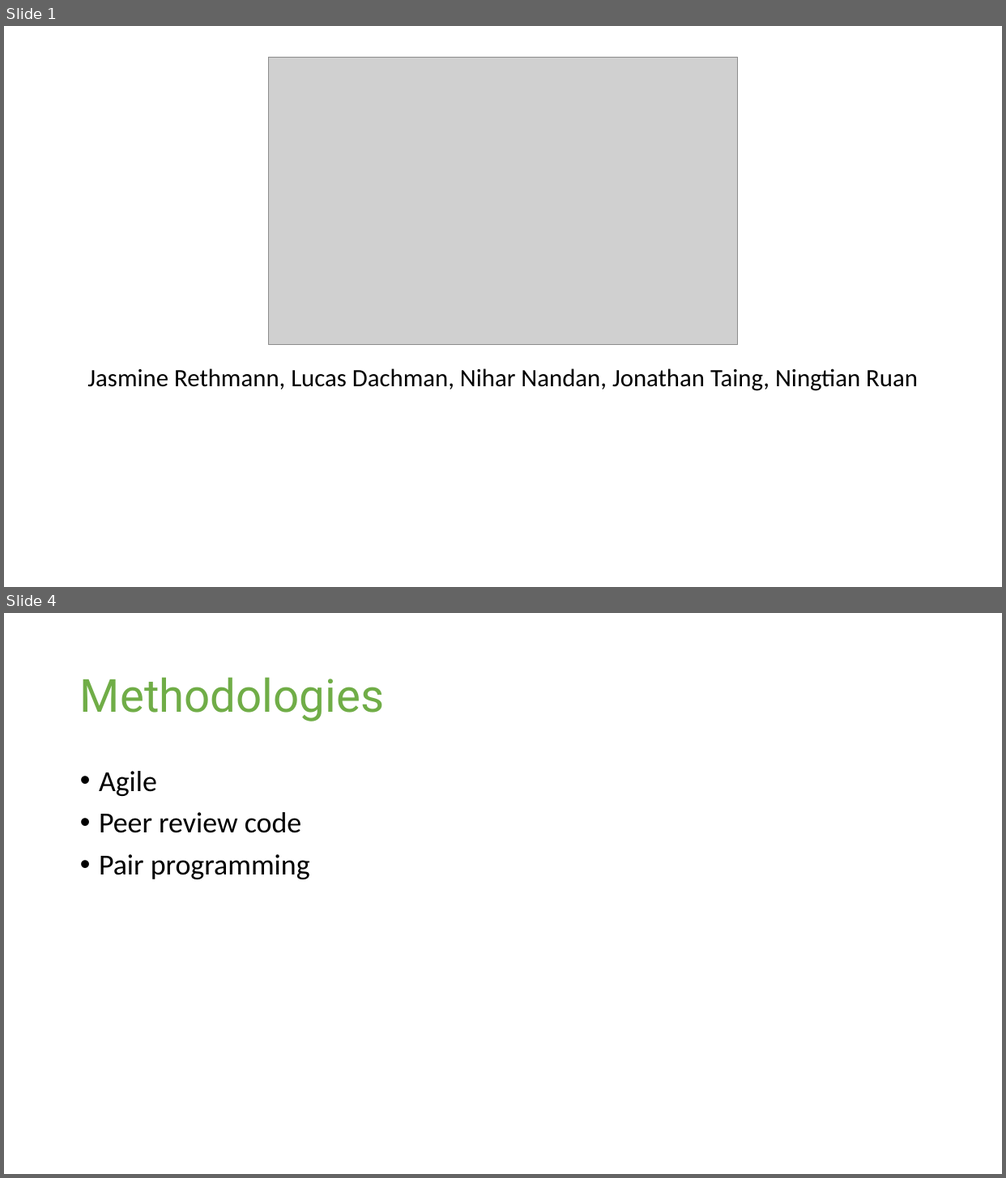
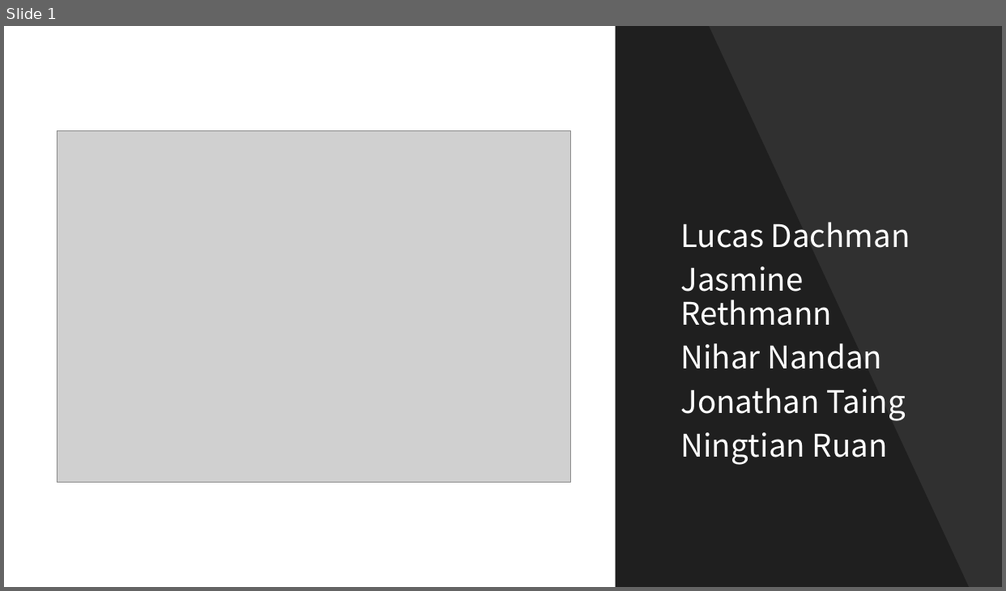
Before and after one commit to Computer-Girl/3308Project, a slide deck: ProjectPresentation.pptx. Shown one above the other, each under a label of ours: slides 1 and 4 before the commit, slide 1 after it; the slides between them are not shown. The pictures are 1006x1178 and 1006x591 pixels, drawn with LibreOffice and Linux fonts; fonts in the diff are those of the drawing; grey boxes stand for pictures. Boxes give left, top, right and bottom in pixels: in the first picture for what was removed or moved away, otherwise in the second. Text is boxed around its words. In the diff, an @@ line names an element or a change of style, - is before the commit and + after.

```diff
--- a/ProjectPresentation.pptx
+++ b/ProjectPresentation.pptx
@@ slide 4 removed at [4, 613, 1002, 1174], background #FFFFFF @@
@@ title removed at [80, 677, 384, 722] @@
-Methodologies
@@ text removed at [99, 771, 310, 879] @@
-• Agile
-• Peer review code
-• Pair programming
@@ slide 1 changed as well @@
@@ rectangle added at [616, 26, 1002, 587], fill #000000 at 81% opacity @@
@@ freeform shape added at [616, 26, 969, 587], fill #000000 at 35% opacity @@
@@ picture: place and size @@
-picture at [268, 58, 738, 345]
+picture at [57, 130, 570, 483]
@@ subtitle at [680, 222, 910, 465]: text changed; size 24 to 30 pt; font Calibri to Noto Sans CJK KR; text colour #000000 to #FFFFFF @@
-Jasmine Rethmann, Lucas Dachman, Nihar Nandan, Jonathan Taing, Ningtian Ruan
+Lucas Dachman
+Jasmine Rethmann
+Nihar Nandan
+Jonathan Taing
+Ningtian Ruan
```
Also in this commit, not shown: 2 other slides changed, 13 slides added, 2 other slides removed.
